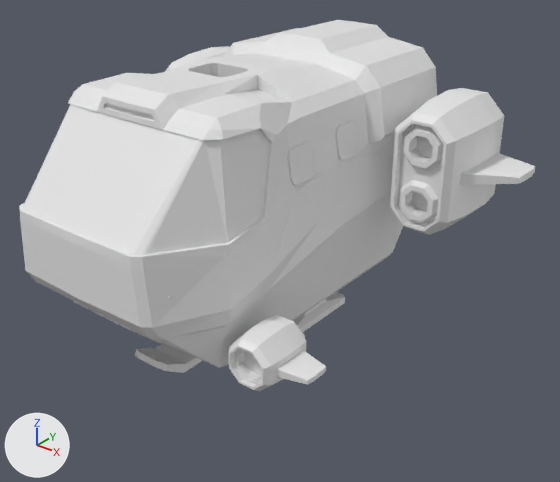
Renders of the glTF model app/assets/test/zamboni-ship-col.glb from each side of a commit.
Camera for both pictures: a 50 mm camera at (7.33, -8.54, 6.73) aimed at (0.61, -0.13, 1.51). The lights are fixed; the arrows at lower left show +X, +Y and +Z. The older version comes first. Where no turn or scale is listed for an object, it has been applied to the vertices.

Script lines for the objects in view, before the commit:
```python
me_zamboni_col = bpy.data.meshes.new('zamboni_col')
me_zamboni_col.from_pydata(...)  # 23888 vertices, 48004 faces; spans x -3.6..3.6, y -3.27..3.27, z -2.19..2.19
ob_zamboni_col = bpy.data.objects.new('zamboni_col', me_zamboni_col)
ob_zamboni_col.location = (0.0, -0.2, 2.18)
```
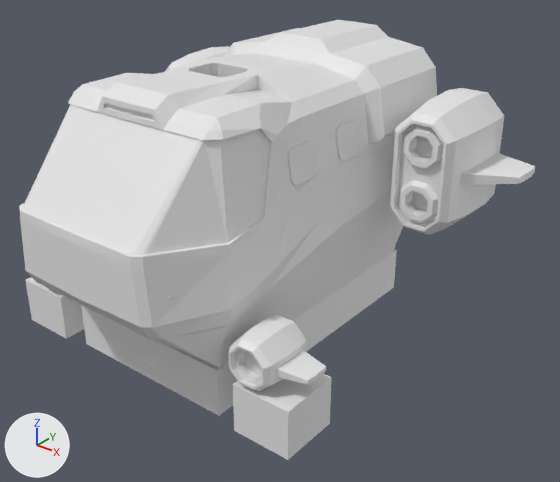
Pixel boxes [x1, y1, x2, y2] of what changed, in the pictures (560 x 482 px):
'zamboni_col', reshaped
    before: [19, 20, 535, 391]
    after: [19, 20, 535, 460]
part 1 of me_zamboni_col, added
    after: [26, 277, 84, 339]
part 2 of me_zamboni_col, added
    after: [233, 374, 332, 460]
part 3 of me_zamboni_col, added
    after: [82, 249, 397, 416]

The change, as a diff of the scene's bpy script:
```diff
--- a/app/assets/test/zamboni-ship-col.glb.py
+++ b/app/assets/test/zamboni-ship-col.glb.py
@@ me_zamboni_col @@
 # used by ob_zamboni_col; location = (0.0, -0.2, 2.18)
-me_zamboni_col.from_pydata(...)  # 23888 vertices, 48004 faces; spans x -3.6..3.6, y -3.27..3.27, z -2.19..2.19
+me_zamboni_col.from_pydata(...)  # 23915 vertices, 48039 faces; spans x -3.6..3.6, y -3.27..3.27, z -2.19..2.19
+# me_zamboni_col part 1: a new loose piece, a box spanning x -2.67..-1.77, y -2.35..-1.44, z -2.18..-1.43
+# me_zamboni_col part 2: a new loose piece, a box spanning x 1.77..2.67, y -2.35..-1.44, z -2.18..-1.43
+# me_zamboni_col part 3: a new loose piece, a box spanning x -1.4..1.4, y -2.25..2.3, z -2.18..-1.44
+# other edits to the shape of me_zamboni_col do not show in these pictures
```
